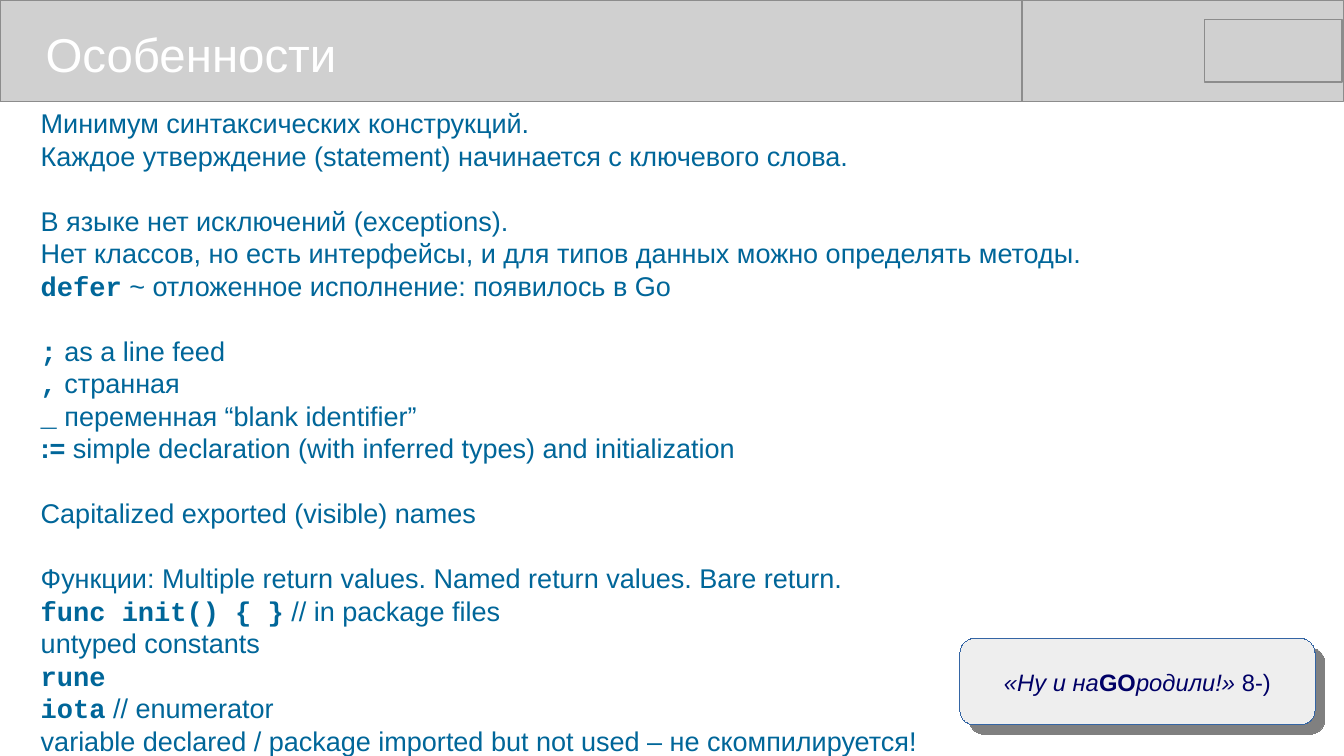
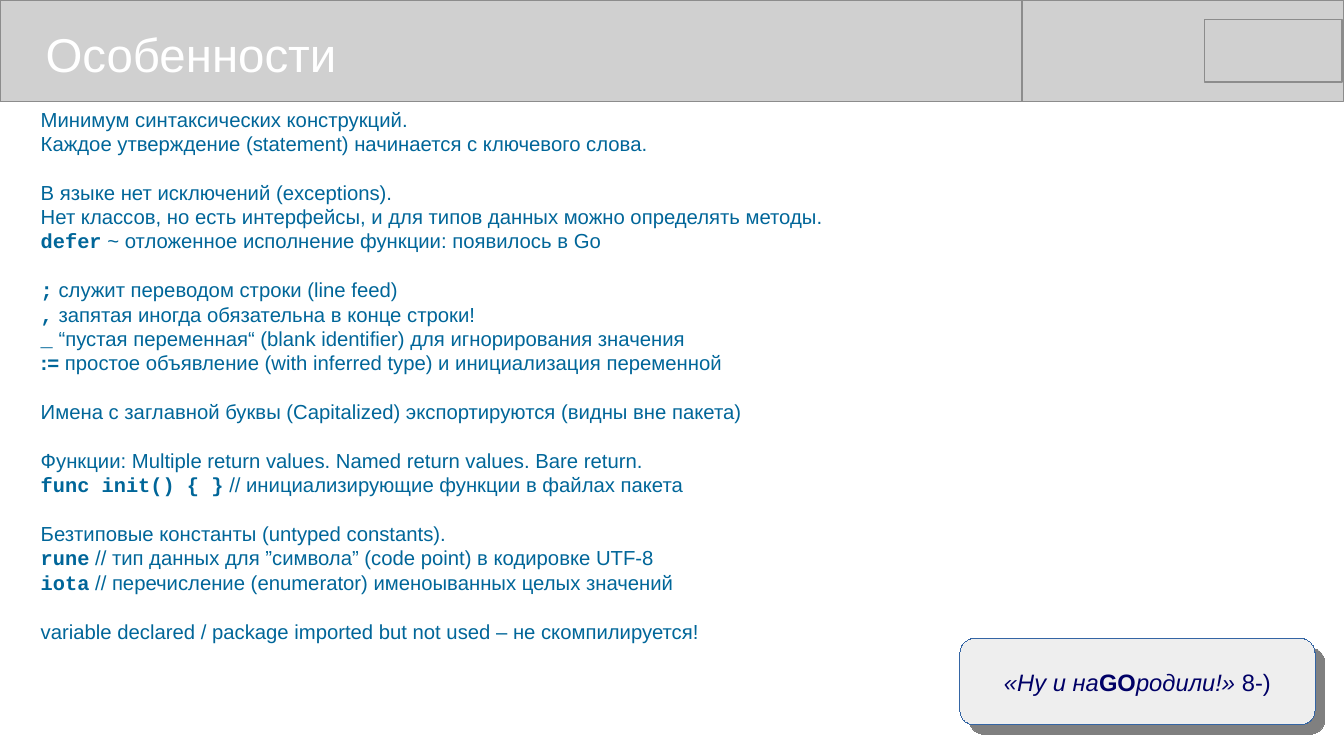
Before and after one commit to mike-shock/Go_language, a slide deck: slide 7 of Go_Intro.odp. Drawn at 1344x756 pixels with LibreOffice and Linux fonts; fonts in the diff are those of the drawing; grey boxes stand for pictures. Boxes give left, top, right and bottom in pixels: in the first picture for what was removed or moved away, otherwise in the second. Text is boxed around its words. In the diff, an @@ line names an element or a change of style, - is before the commit and + after.

```diff
--- a/Go_Intro.odp
+++ b/Go_Intro.odp
@@ text at [41,112,823,644]: size 16 to 12 pt in "Минимум синтаксических конструкций.", "Каждое утверждение (statement) начинается с ключевого слова.", "В языке нет исключений (exceptions).", "Нет классов, но есть интерфейсы, и для ..." and 2 more places @@
@@ text at [41,233,741,424]: text changed; size 16 to 12 pt @@
-defer ~ отложенное исполнение: появилось в Go
-; as a line feed
-, странная
-_ переменная “blank identifier”
-:= simple declaration (with inferred types) and initialization
-Capitalized exported (visible) names
+defer ~ отложенное исполнение функции: появилось в Go
+; служит переводом строки (line feed)
+, запятая иногда обязательна в конце строки!
+_ “пустая переменная“ (blank identifier) для игнорирования значения
+:= простое объявление (with inferred type) и инициализация переменной
+Имена с заглавной буквы (Capitalized) экспортируются (видны вне пакета)
@@ text at [41,477,683,595]: text changed; size 16 to 12 pt @@
-func init() { } // in package files
-untyped constants
-rune
-iota // enumerator
+func init() { } // инициализирующие функции в файлах пакета
+Безтиповые константы (untyped constants).
+rune // тип данных для ”символа” (code point) в кодировке UTF-8
+iota // перечисление (enumerator) именоыванных целых значений
```
Also in this commit, not shown: 13 other slides changed.
